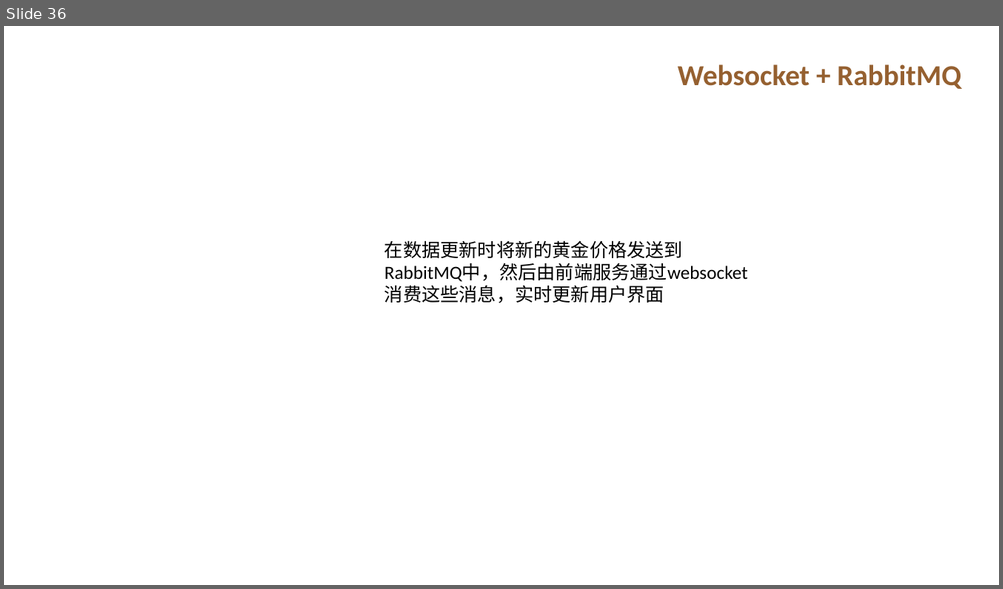
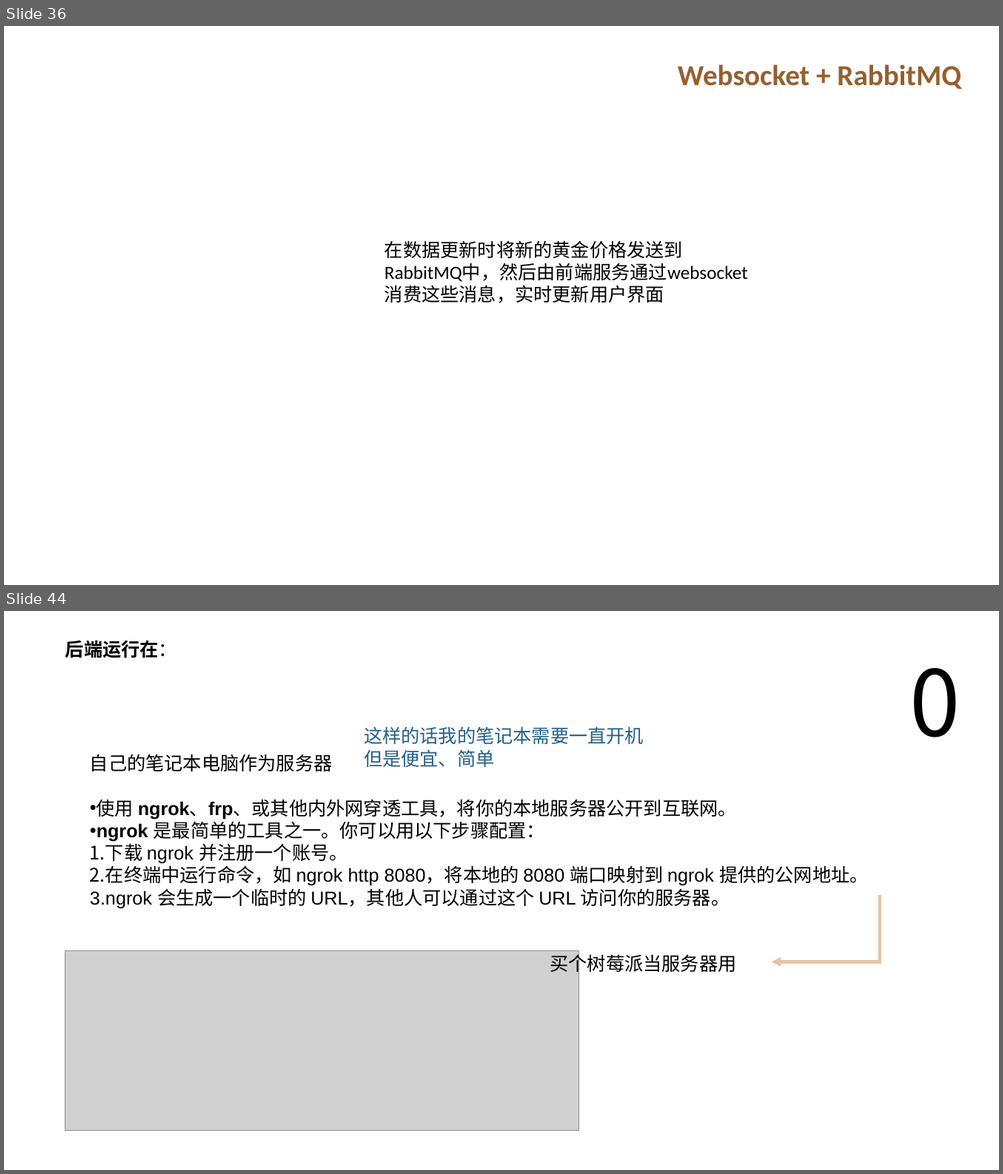
Before and after one commit to 7000qwq/gold, a slide deck: design.pptx. Shown one above the other, each under a label of ours: slide 36 before the commit, slides 36 and 44 after it; the slides between them are not shown. The pictures are 1003x589 and 1003x1174 pixels, drawn with LibreOffice and Linux fonts; fonts in the diff are those of the drawing; grey boxes stand for pictures. Boxes give left, top, right and bottom in pixels: in the first picture for what was removed or moved away, otherwise in the second. Text is boxed around its words. In the diff, an @@ line names an element or a change of style, - is before the commit and + after.

```diff
--- a/design.pptx
+++ b/design.pptx
@@ slide 44 added at <box>4,611,999,1170</box>, background #FFFFFF @@
@@ text added at <box>65,640,177,658</box>, 18 pt, text #000000, bold @@
+后端运行在：
@@ text added at <box>909,668,959,738</box>, 88 pt, text #000000 @@
+0
@@ text added at <box>364,727,643,767</box>, 18 pt, text #226089 @@
+这样的话我的笔记本需要一直开机
+但是便宜、简单
@@ text added at <box>90,754,868,908</box>, 18 pt, text #000000 @@
+自己的笔记本电脑作为服务器
+• 使用 ngrok、frp、或其他内外网穿透工具，将你的本地服务器公开到互联网。
+• ngrok 是最简单的工具之一。你可以用以下步骤配置：
+1. 下载 ngrok 并注册一个账号。
+2. 在终端中运行命令，如 ngrok http 8080，将本地的 8080 端口映射到 ngrok 提供的公网地址。
+3. ngrok 会生成一个临时的 URL，其他人可以通过这个 URL 访问你的服务器。
@@ elbow arrow added from (881, 897) to (771, 963), #E3C4A8 3 pt @@
@@ picture added at <box>65,951,578,1131</box> @@
@@ text added at <box>550,951,737,975</box>, 18 pt, text #000000 @@
+买个树莓派当服务器用
```
Also in this commit, not shown: 6 slides changed, 10 other slides added, 33 other files.
